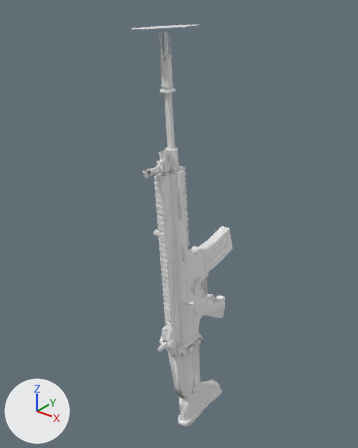
What one commit did to the glTF model models/characters/weapons/SCAR-H.glb.
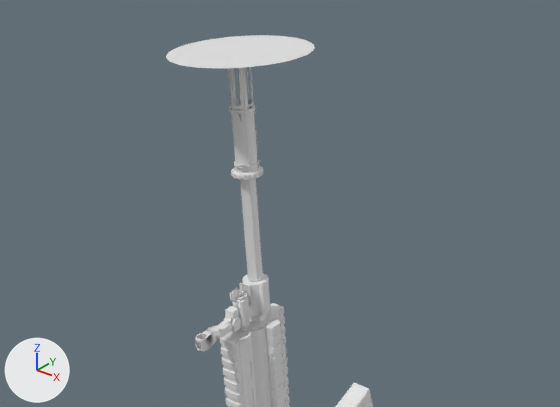
Old and new are each drawn whole from a 50 mm camera at (9.09, -12.21, 9.41) aimed at (-0.66, -0.01, 1.85) and again close up from a 50 mm camera at (6.32, -8.52, 11.02) aimed at (0.43, -1.16, 6.46). Every picture has the same lights, and +X, +Y and +Z are marked at lower left. The last two pictures show the newer version. Materials are left out; every surface is plain grey. Where no turn or scale is listed for an object, it has been applied to the vertices.

Objects in the first close-up: 'body_scar_h_0', 'muzzleFlash'.
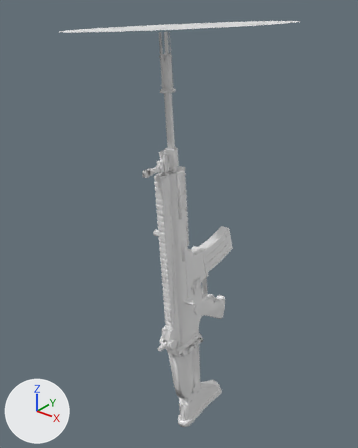
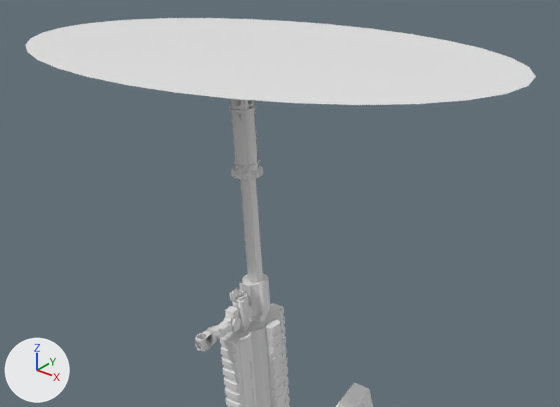
Location of each change, (x1, y1, x2, y2) in pixels of the close-ups (560 x 407 px):
'muzzleFlash', rescaled (241% wider, 159% taller)
    before: (166, 35, 315, 68)
    after: (25, 18, 536, 105)

The edits, one by one:
Object 'muzzleFlash' (ob_muzzleflash) is rescaled from (10.0, 10.0, 10.0) to (40.0, 20.0, 20.0).
